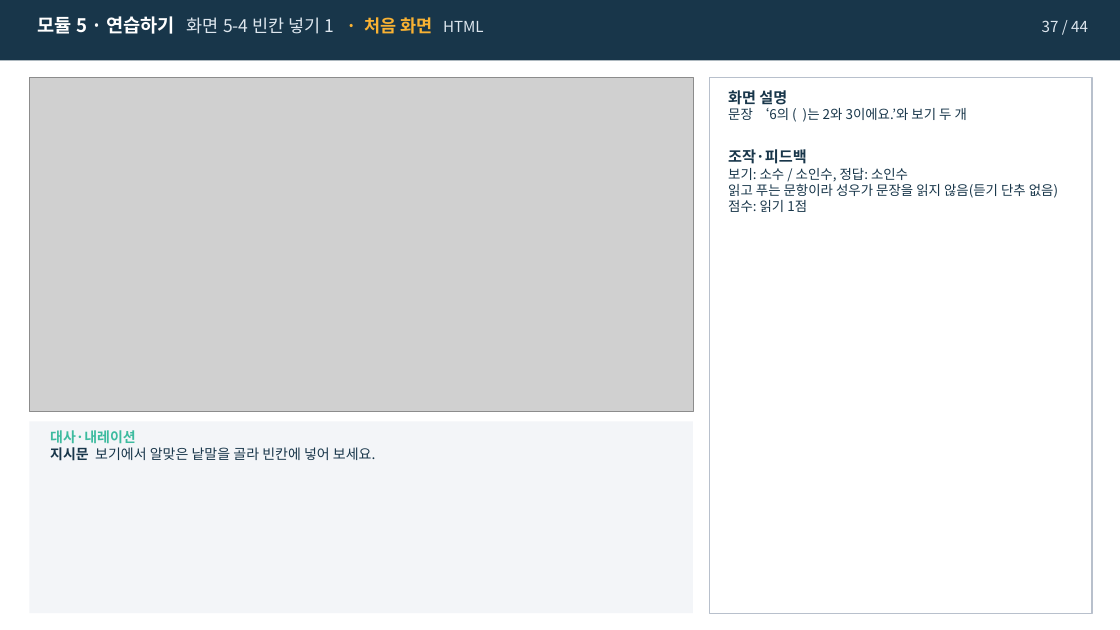
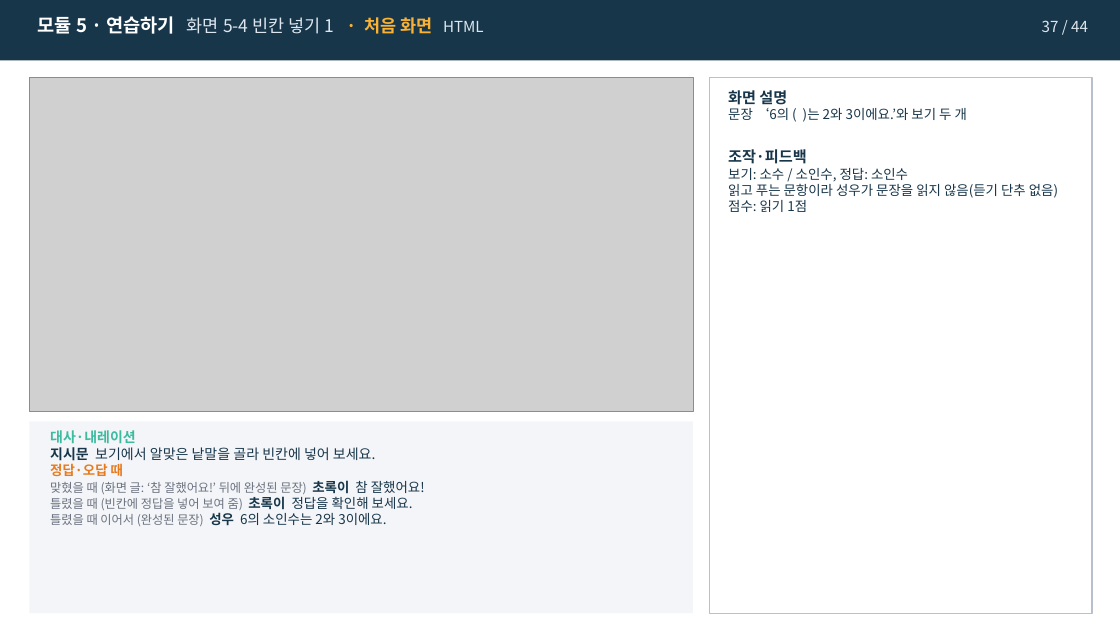
Before and after one commit to j333333766-hub/ksl-math-vocab-kit, a slide deck: slide 37 of 샘플/07차시_소인수분해_조창현_v6-5_스토리보드.pptx. Drawn at 1120x630 pixels with LibreOffice and Linux fonts; fonts in the diff are those of the drawing; grey boxes stand for pictures. Boxes give left, top, right and bottom in pixels: in the first picture for what was removed or moved away, otherwise in the second. Text is boxed around its words. In the diff, an @@ line names an element or a change of style, - is before the commit and + after.

```diff
--- a/샘플/07차시_소인수분해_조창현_v6-5_스토리보드.pptx
+++ b/샘플/07차시_소인수분해_조창현_v6-5_스토리보드.pptx
@@ text at (x1=50, y1=463, x2=425, y2=526): paragraphs added @@
+정답·오답 때
+맞혔을 때 (화면 글: ‘참 잘했어요!’ 뒤에 완성된 문장) 초록이 참 잘했어요!
+틀렸을 때 (빈칸에 정답을 넣어 보여 줌) 초록이 정답을 확인해 보세요.
+틀렸을 때 이어서 (완성된 문장) 성우 6의 소인수는 2와 3이에요.
```
Also in this commit, not shown: 8 other slides changed, 7 other files.
